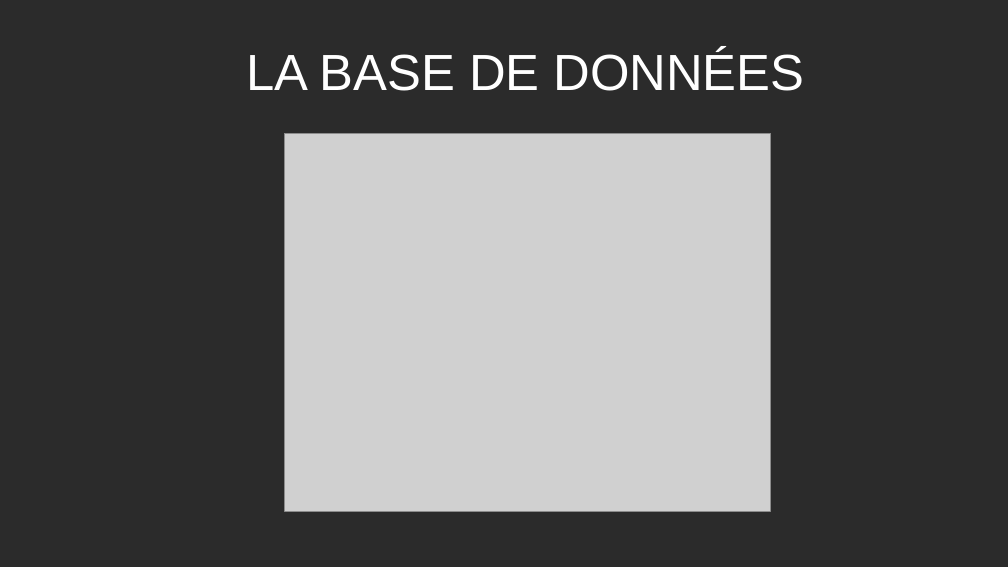
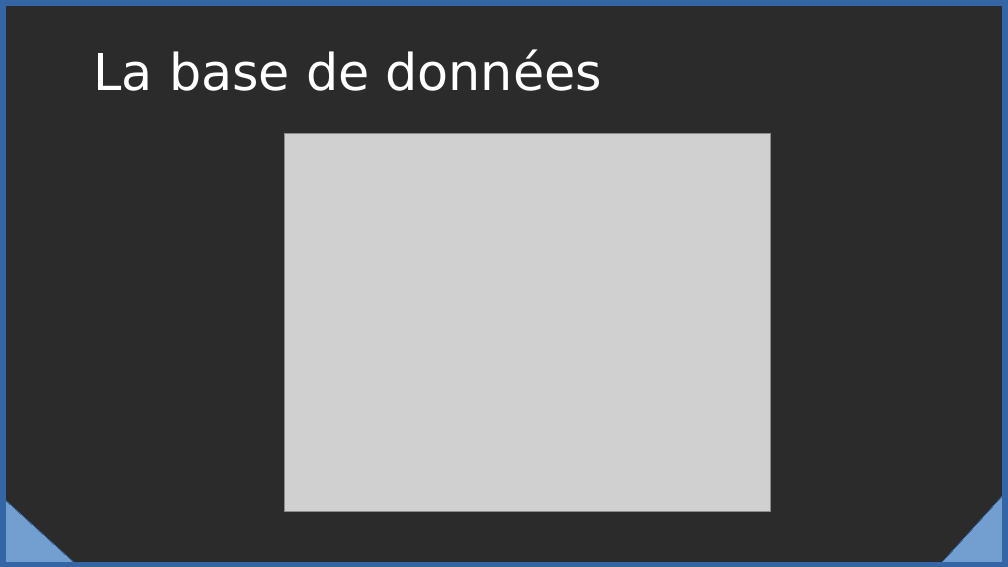
Before and after one commit to Lukam90/Sym-CRM, a slide deck: slide 6 of document/Presentation-Sym-CRM-LH.odp (slide 10 before the commit). Drawn at 1008x567 pixels with LibreOffice and Linux fonts; fonts in the diff are those of the drawing; grey boxes stand for pictures; background and template pictures are left out; a plain dark background stands for a picture behind light text. Boxes give left, top, right and bottom in pixels: in the first picture for what was removed or moved away, otherwise in the second. Text is boxed around its words. In the diff, an @@ line names an element or a change of style, - is before the commit and + after.

```diff
--- a/document/Presentation-Sym-CRM-LH.odp
+++ b/document/Presentation-Sym-CRM-LH.odp
@@ rectangle added at [0,0,1008,567], outline #3465A4 10.01 pt @@
@@ title at [94,49,601,91]: text changed; font Arial to DejaVu Sans @@
-LA BASE DE DONNÉES
+La base de données
@@ right triangle added at [0,495,80,567], fill #729FCF, outline #3465A4 0 pt @@
@@ right triangle added at [937,489,1008,567], fill #729FCF, outline #3465A4 0 pt @@
```
Also in this commit, not shown: 9 other slides changed, 6 slides removed, 2 other files.
